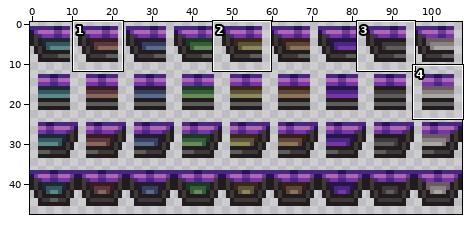
Two states of a sprite sheet, tiles/materials/ehr_quasarflooring.png. Above: a wide view before the commit, with the close-up outlined.
Close-up. Before the edit:
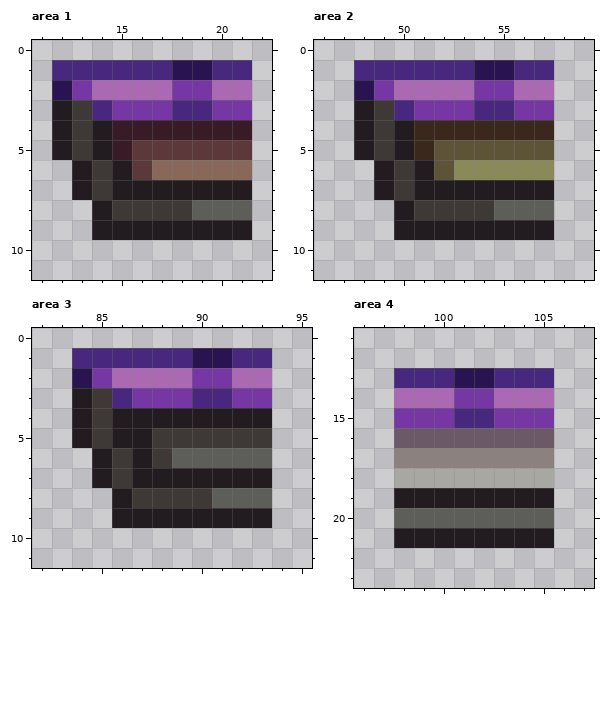
The file is 108x48 pixels. Shown: area 1: x 11..22, y 0..11; area 2: x 46..59, y 0..11; area 3: x 82..95, y 0..11; area 4: x 96..107, y 11..23. The commit also changed other parts of the picture, which this record leaves out.
New version:
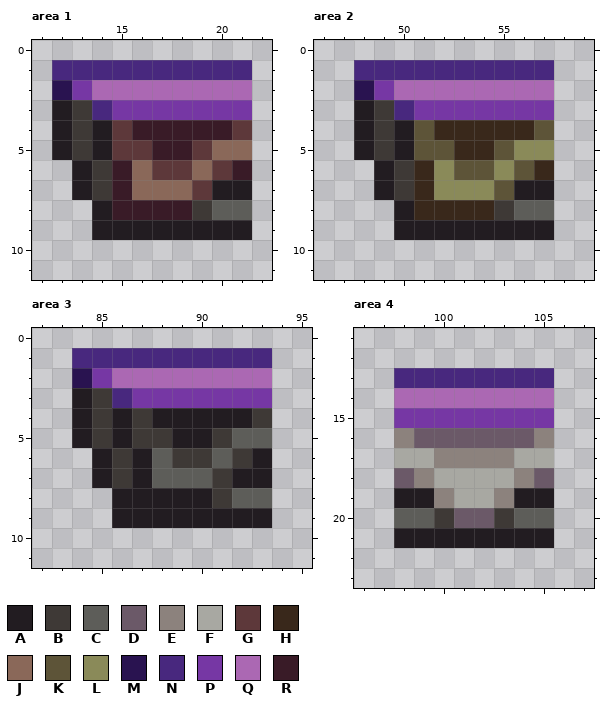
Palette (. is transparent): A #221c21  B #3e3936  C #5d5d59  D #6b5968  E #8c827d  F #a8a8a2  G #5d383a  H #39281b  J #8a6859  K #5d5438  L #8a8a59  M #291350  N #48287e  P #7637a4  Q #ab68b3  R #391b27
Diff:
--- area 1
@@ x 11..22 @@
  0 ............
- 1 .NNNNNNMMNN.
- 2 .MPQQQQPPQQ.
- 3 .ABNPPPNNPP.
- 4 .ABARRRRRRR.
- 5 .ABARGGGGGG.
- 6 ..ABAGJJJJJ.
- 7 ..ABAAAAAAA.
- 8 ...ABBBBCCC.
+ 1 .NNNNNNNNNN.
+ 2 .MPQQQQQQQQ.
+ 3 .ABNPPPPPPP.
+ 4 .ABAGRRRRRG.
+ 5 .ABAGGRRGJJ.
+ 6 ..ABRJGGJGR.
+ 7 ..ABRJJJGAA.
+ 8 ...ARRRRBCC.
  9 ...AAAAAAAA.
--- area 2
@@ x 46..59 @@
  0 ..............
- 1 ..NNNNNNMMNN..
- 2 ..MPQQQQPPQQ..
- 3 ..ABNPPPNNPP..
- 4 ..ABAHHHHHHH..
- 5 ..ABAHKKKKKK..
- 6 ...ABAKLLLLL..
- 7 ...ABAAAAAAA..
- 8 ....ABBBBCCC..
+ 1 ..NNNNNNNNNN..
+ 2 ..MPQQQQQQQQ..
+ 3 ..ABNPPPPPPP..
+ 4 ..ABAKHHHHHK..
+ 5 ..ABAKKHHKLL..
+ 6 ...ABHLKKLKH..
+ 7 ...ABHLLLKAA..
+ 8 ....AHHHHBCC..
  9 ....AAAAAAAA..
--- area 3
@@ x 82..95 @@
  0 ..............
- 1 ..NNNNNNMMNN..
- 2 ..MPQQQQPPQQ..
- 3 ..ABNPPPNNPP..
- 4 ..ABAAAAAAAA..
- 5 ..ABAABBBBBB..
- 6 ...ABABCCCCC..
- 7 ...ABAAAAAAA..
- 8 ....ABBBBCCC..
+ 1 ..NNNNNNNNNN..
+ 2 ..MPQQQQQQQQ..
+ 3 ..ABNPPPPPPP..
+ 4 ..ABABAAAAAB..
+ 5 ..ABABBAABCC..
+ 6 ...ABACBBCBA..
+ 7 ...ABACCCBAA..
+ 8 ....AAAAABCC..
  9 ....AAAAAAAA..
--- area 4
@@ x 96..107 @@
 12 ............
-13 ..NNNMMNNN..
-14 ..QQQPPQQQ..
-15 ..PPPNNPPP..
-16 ..DDDDDDDD..
-17 ..EEEEEEEE..
-18 ..FFFFFFFF..
-19 ..AAAAAAAA..
-20 ..CCCCCCCC..
+13 ..NNNNNNNN..
+14 ..QQQQQQQQ..
+15 ..PPPPPPPP..
+16 ..EDDDDDDE..
+17 ..FFEEEEFF..
+18 ..DEFFFFED..
+19 ..AAEFFEAA..
+20 ..CCBDDBCC..
 21 ..AAAAAAAA..
Boxes around the changes in both close-ups, in picture pixels (x1, y1, x2, y2):
changed: (112, 60, 252, 220)
changed: (414, 60, 554, 220)
changed: (132, 348, 272, 508)
changed: (394, 368, 554, 528)
